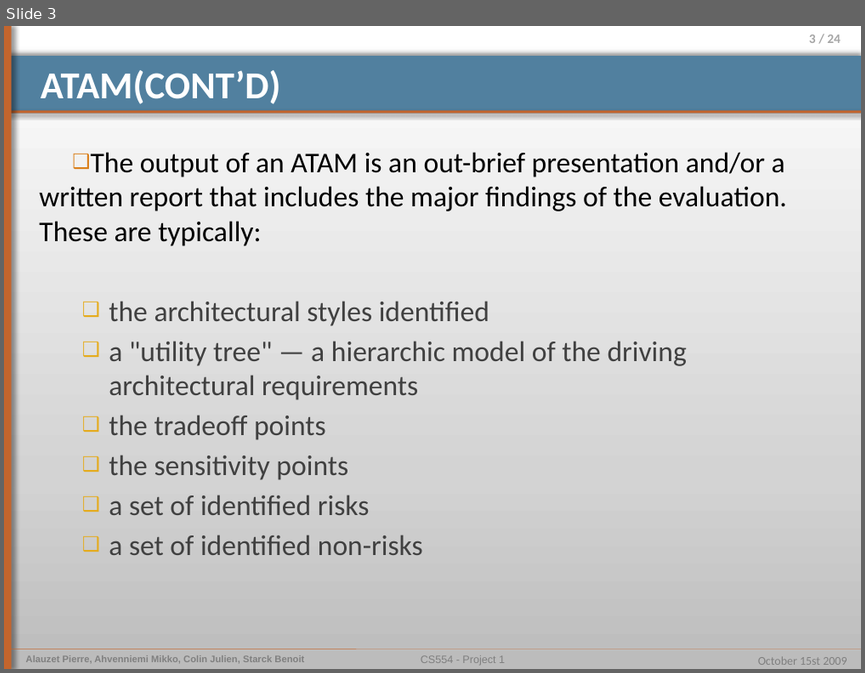
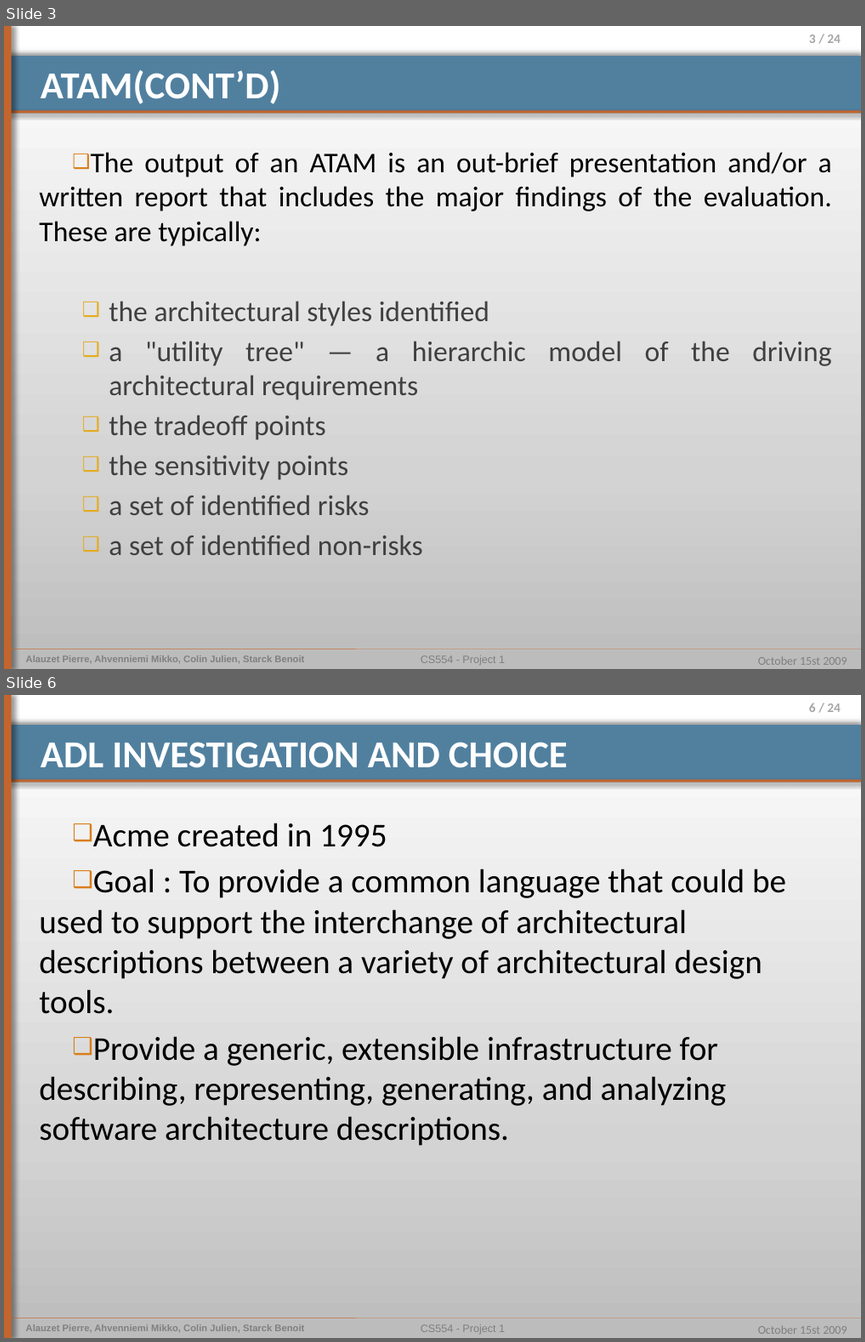
Before and after one commit to pierrealauzet/euroteam, a slide deck: Project 2/Part1/OP4 Ben.pptx. Shown one above the other, each under a label of ours: slide 3 before the commit, slides 3 and 6 after it; the slides between them are not shown. The pictures are 865x673 and 865x1342 pixels, drawn with LibreOffice and Linux fonts; fonts in the diff are those of the drawing. Boxes give left, top, right and bottom in pixels: in the first picture for what was removed or moved away, otherwise in the second. Text is boxed around its words. In the diff, an @@ line names an element or a change of style, - is before the commit and + after.

```diff
--- a/Project 2/Part1/OP4 Ben.pptx
+++ b/Project 2/Part1/OP4 Ben.pptx
@@ slide 6 added at (x1=4, y1=695, x2=861, y2=1338), background gradient #BDBDBD to #D3D3D3 to #FFFFFF; not listed: 9 template elements that a slide beside it also shows @@
@@ title added at (x1=41, y1=742, x2=568, y2=768), 32 pt, text #FFFFFF, bold @@
+ADL INVESTIGATION AND CHOICE
@@ text added at (x1=39, y1=823, x2=786, y2=1145), 28 pt, text #000000 @@
+❑ Acme created in 1995
+❑ Goal : To provide a common language that could be used to support the interchange of architectural descriptions between a variety of architectural design tools.
+❑ Provide a generic, extensible infrastructure for describing, representing, generating, and analyzing software architecture descriptions.
@@ slide 3 changed as well @@
@@ text "The output of an ATAM ..." at (x1=39, y1=152, x2=832, y2=555): alignment left to justified @@
```
Also in this commit, not shown: 3 other slides changed, 1 other slide added, 1 other file.
